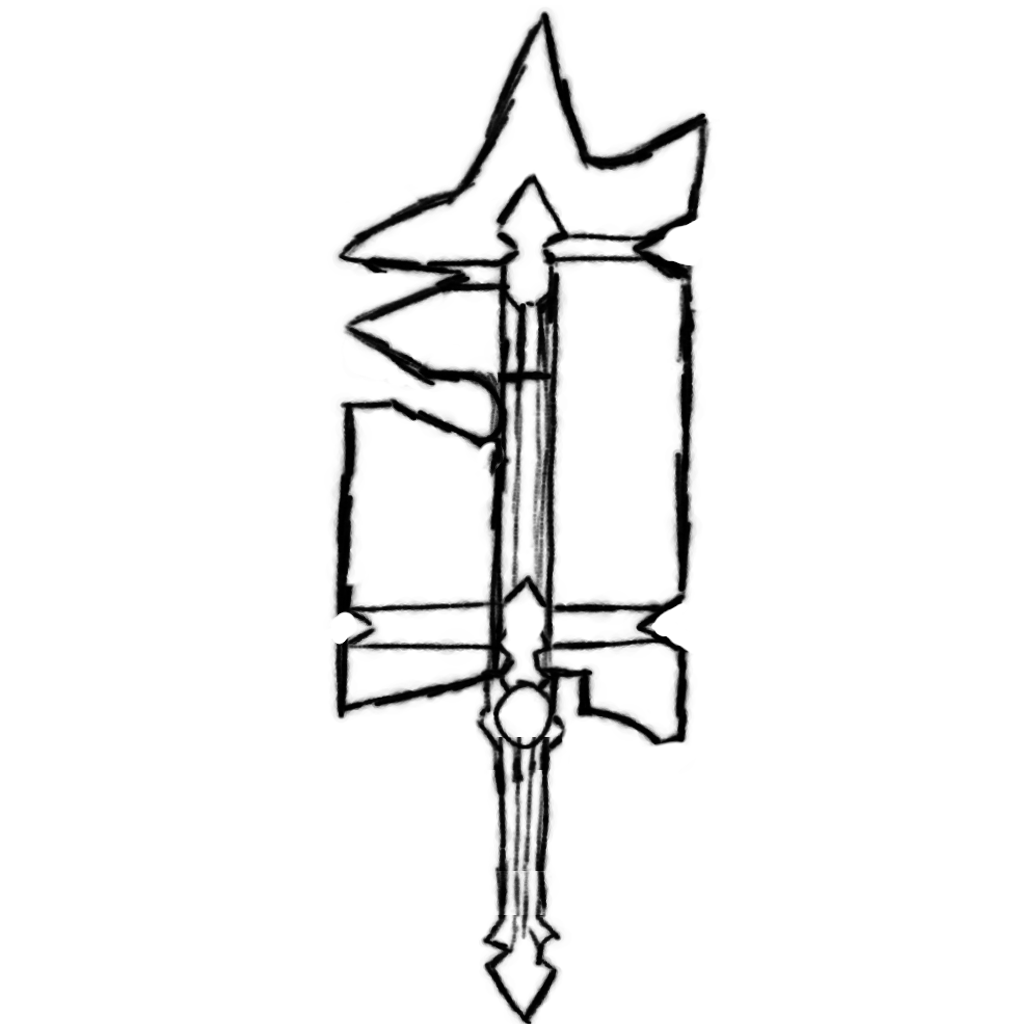
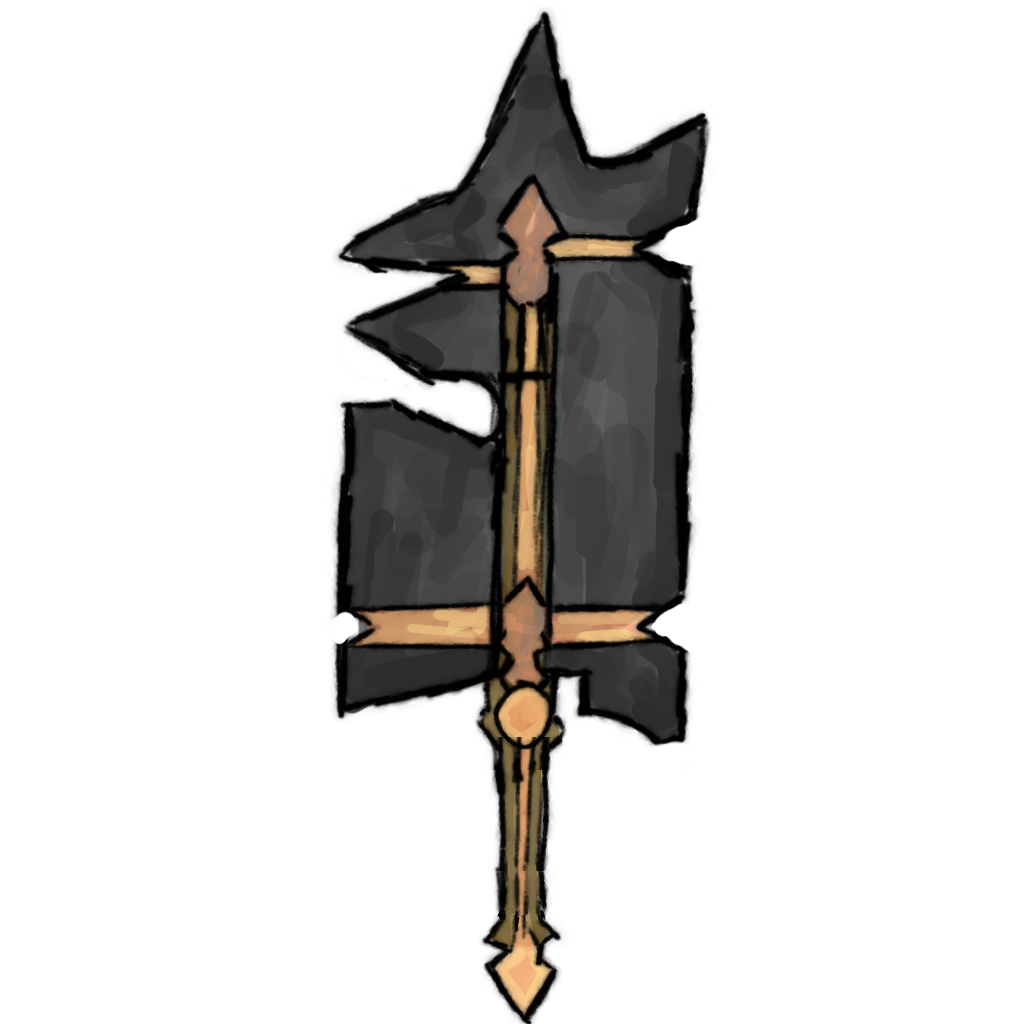
Layers edited between the first and the second 1024px x 1024px image:
painted on "Malebene 1" over [339,25,704,1015]
added layer "color_1" above "color_3" over [339,128,704,1015]
added layer "color_3" above "color_2" over [448,192,576,960]
added layer "color_2" above "Cutter.png" over [339,25,704,768]
